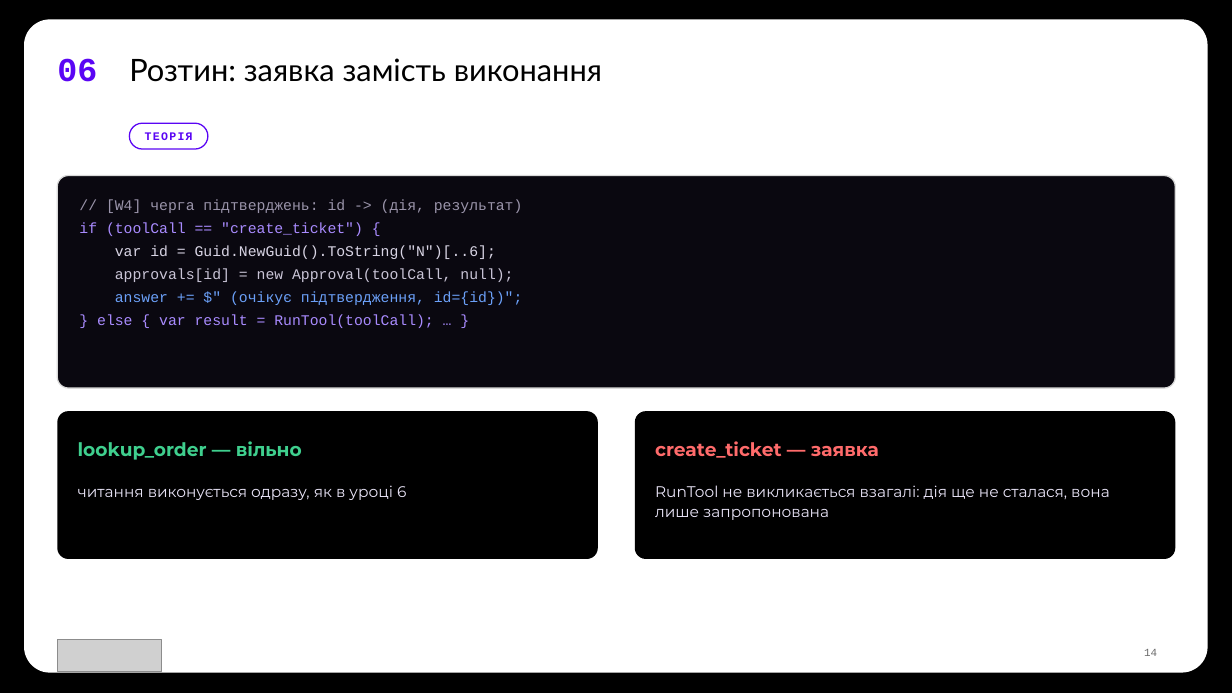
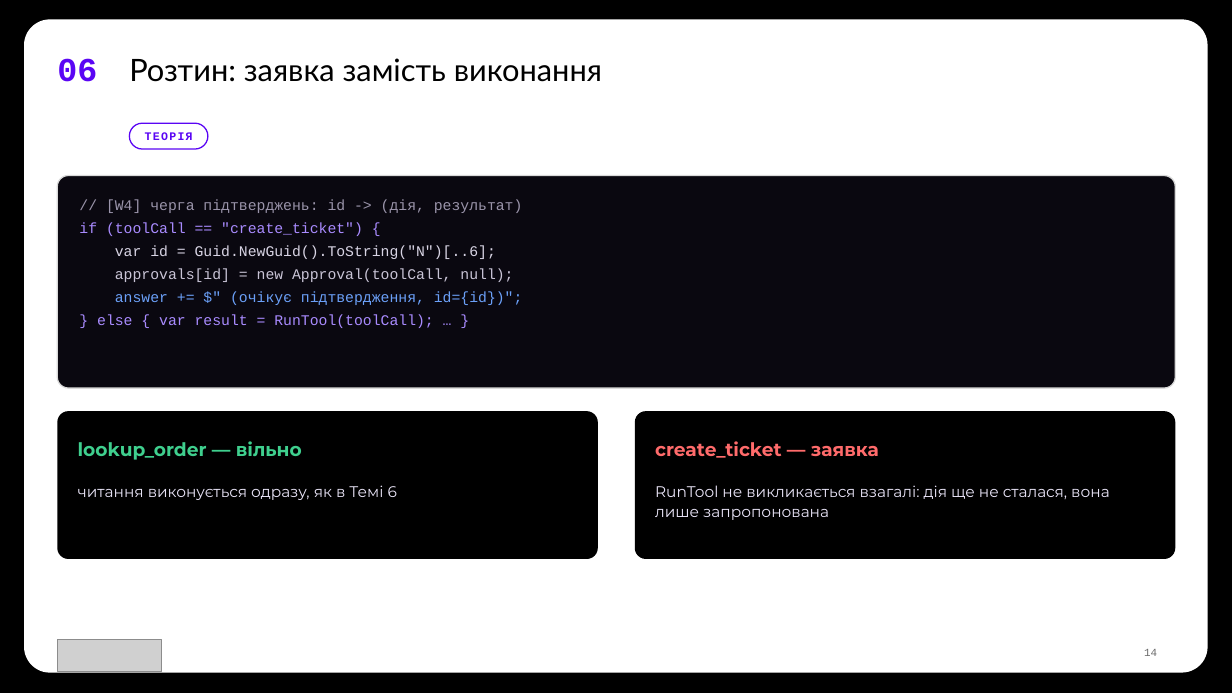
Before and after one commit to TarasFedorenkoFTV/llmops-bootcamp, a slide deck: slide 14 of docs/decks/L08.pptx. Drawn at 1232x693 pixels with LibreOffice and Linux fonts; fonts in the diff are those of the drawing; grey boxes stand for pictures; background and template pictures are left out. Boxes give left, top, right and bottom in pixels: in the first picture for what was removed or moved away, otherwise in the second. Text is boxed around its words. In the diff, an @@ line names an element or a change of style, - is before the commit and + after.

```diff
--- a/docs/decks/L08.pptx
+++ b/docs/decks/L08.pptx
@@ text at [78, 485, 397, 500]: text changed @@
-читання виконується одразу, як в уроці 6
+читання виконується одразу, як в Темі 6
```
Also in this commit, not shown: 39 other files.
